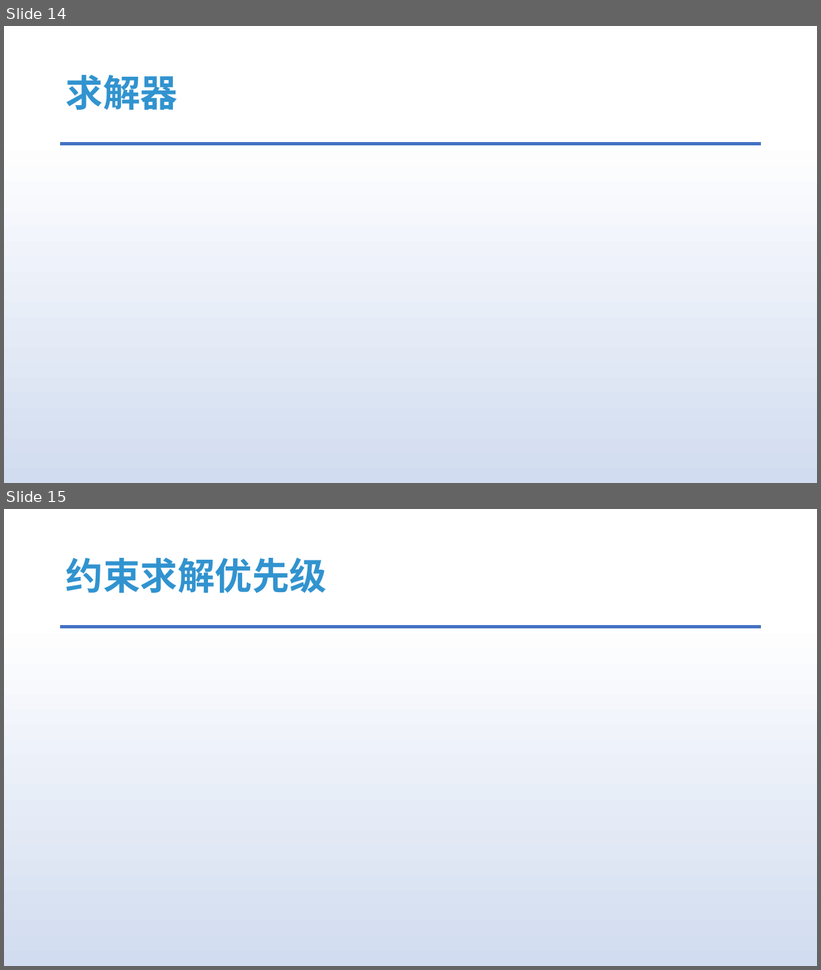
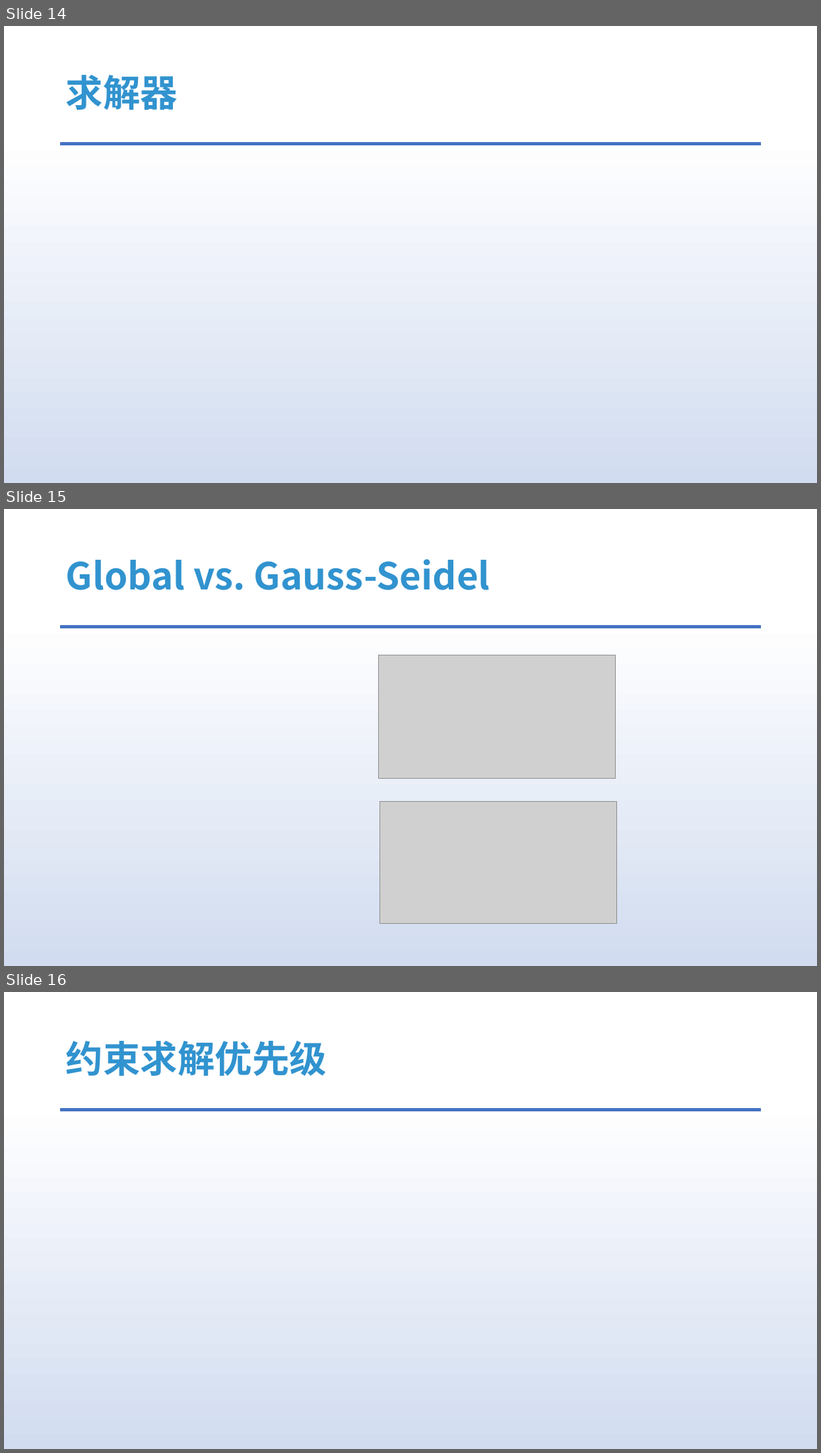
Before and after one commit to answerear/UnityFluid, a slide deck: doc/流体模拟入门分享-Part II.pptx. Shown one above the other, each under a label of ours: slides 14 and 15 before the commit, slides 14, 15 and 16 after it. The pictures are 821x970 and 821x1453 pixels, drawn with LibreOffice and Linux fonts; fonts in the diff are those of the drawing; grey boxes stand for pictures. Boxes give left, top, right and bottom in pixels: in the first picture for what was removed or moved away, otherwise in the second. Text is boxed around its words. In the diff, an @@ line names an element or a change of style, - is before the commit and + after.

```diff
--- a/doc/流体模拟入门分享-Part II.pptx
+++ b/doc/流体模拟入门分享-Part II.pptx
@@ slide 15 added at [4,509,817,966], background gradient #FFFFFF to #D1DCF0 to #DAE3F3 to #ABC0E4 to #BECEEA to #C7D5ED; not listed: 1 template element that a slide beside it also shows @@
@@ title added at [66,559,490,590], 44 pt, text #3193CF, bold @@
+Global vs. Gauss-Seidel
@@ picture added at [378,656,616,779] @@
@@ picture added at [380,802,617,924] @@
@@ what was slide 15 is now slide 16 @@
```
